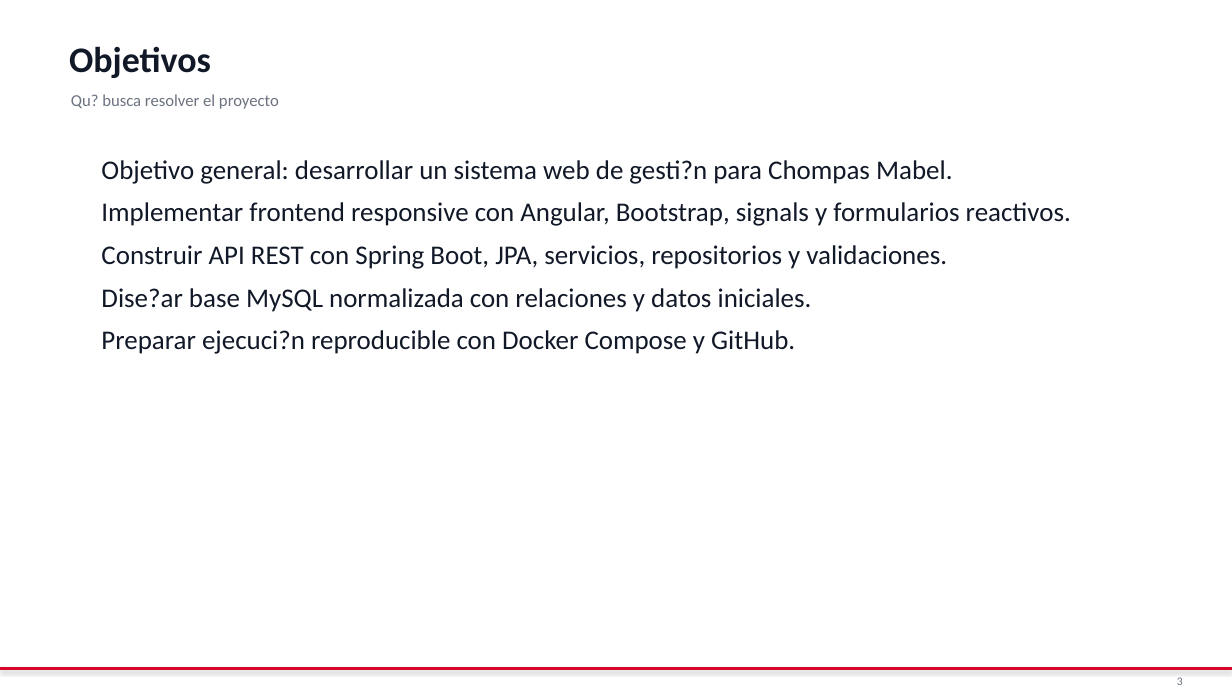
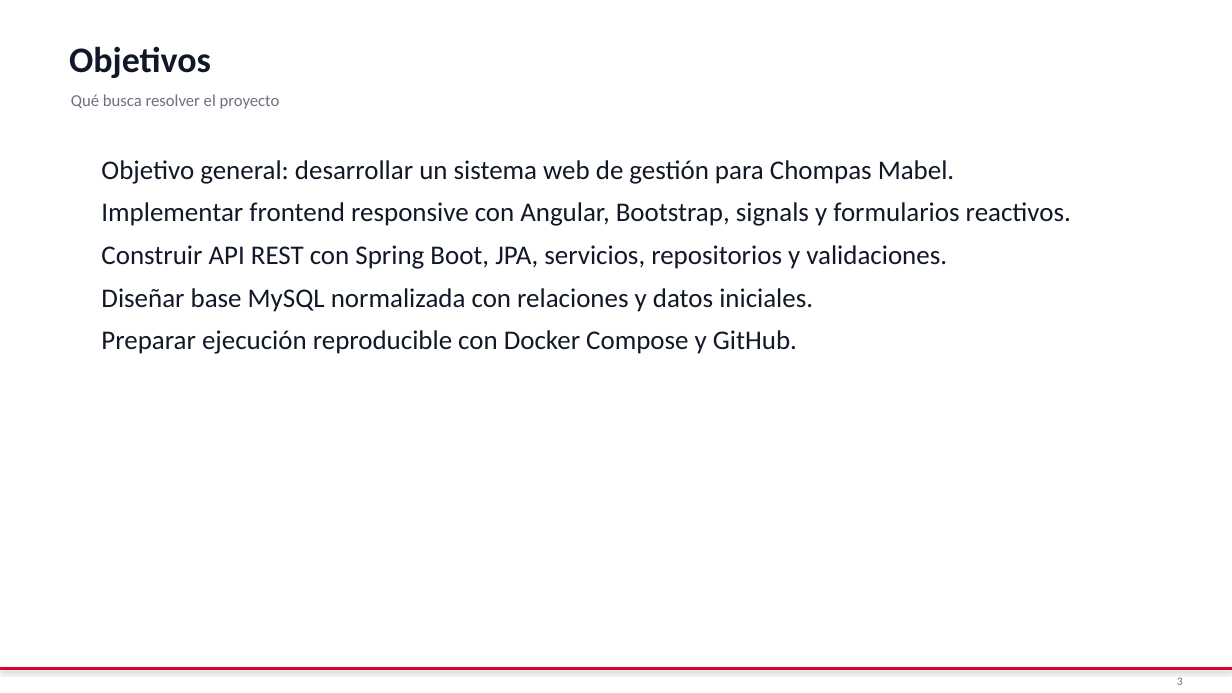
Before and after one commit to DiegoA199/Chompas_Mabel, a slide deck: slide 3 of docs/entregables/Presentacion_Chompas_Mabel.pptx. Drawn at 1232x693 pixels with LibreOffice and Linux fonts; fonts in the diff are those of the drawing. Boxes give left, top, right and bottom in pixels: in the first picture for what was removed or moved away, otherwise in the second. Text is boxed around its words. In the diff, an @@ line names an element or a change of style, - is before the commit and + after.

```diff
--- a/docs/entregables/Presentacion_Chompas_Mabel.pptx
+++ b/docs/entregables/Presentacion_Chompas_Mabel.pptx
@@ text at [71,94,280,109]: text changed @@
-Qu? busca resolver el proyecto
+Qué busca resolver el proyecto
@@ text at [101,160,954,184]: text changed @@
-Objetivo general: desarrollar un sistema web de gesti?n para Chompas Mabel.
+Objetivo general: desarrollar un sistema web de gestión para Chompas Mabel.
@@ text at [101,288,813,354]: text changed @@
-Dise?ar base MySQL normalizada con relaciones y datos iniciales.
-Preparar ejecuci?n reproducible con Docker Compose y GitHub.
+Diseñar base MySQL normalizada con relaciones y datos iniciales.
+Preparar ejecución reproducible con Docker Compose y GitHub.
```
Also in this commit, not shown: 10 other slides changed, 2 other files.
